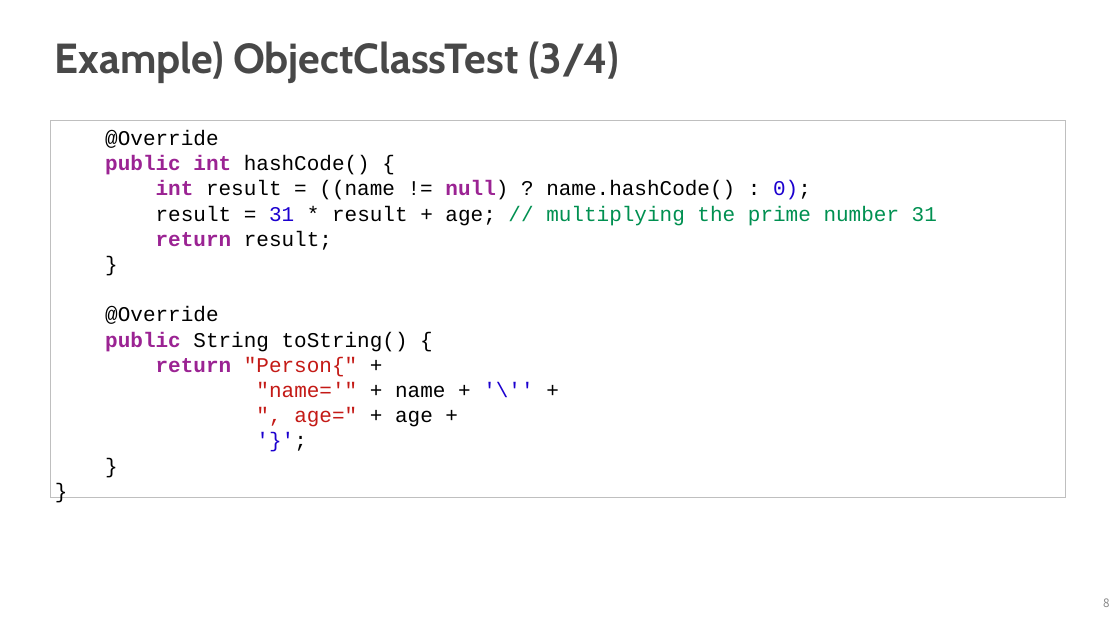
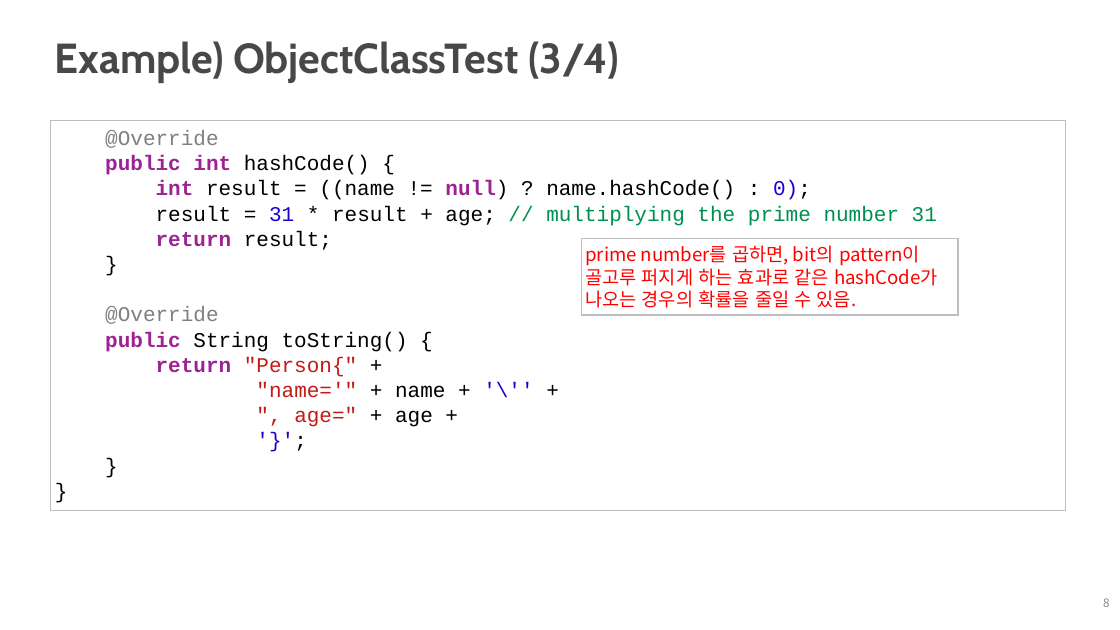
Before and after one commit to iklee99/JavaClass, a slide deck: slide 8 of slides/09_1_ObjectClass.pptx. Drawn at 1120x630 pixels with LibreOffice and Linux fonts; fonts in the diff are those of the drawing. Boxes give left, top, right and bottom in pixels: in the first picture for what was removed or moved away, otherwise in the second. Text is boxed around its words. In the diff, an @@ line names an element or a change of style, - is before the commit and + after.

```diff
--- a/slides/09_1_ObjectClass.pptx
+++ b/slides/09_1_ObjectClass.pptx
@@ rectangle "@Override": place and size @@
-rectangle "@Override" at (50,120,1065,497)
+rectangle "@Override" at (50,120,1065,510)
@@ text in rectangle at (105,130,218,324): text colour #000000 to #808080 in "@Override", "@Override" @@
@@ rectangle added at (581,239,959,315), outline #BFBFBF 1 pt, 16 pt, text #FF0000 @@
+prime number를 곱하면, bit의 pattern이
+골고루 퍼지게 하는 효과로 같은 hashCode가
+나오는 경우의 확률을 줄일 수 있음.
```
Also in this commit, not shown: 2 other slides changed, 4 other files.
